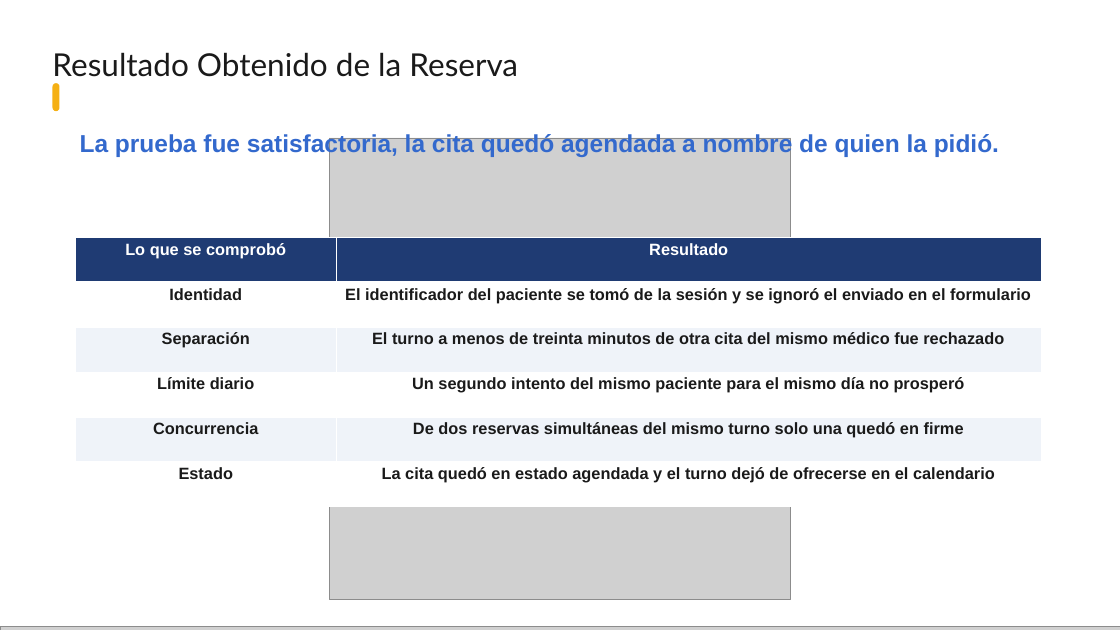
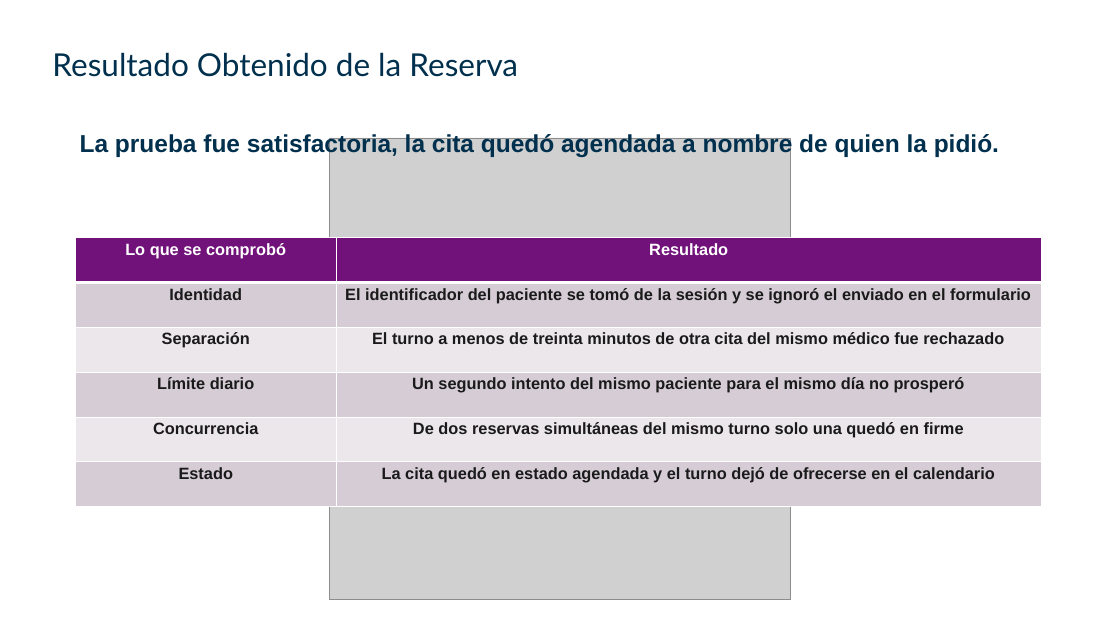
Before and after one commit to Brandonpyjv/Mediapp, a slide deck: slide 36 of docs tesis/exposicion/MediApp - Sustentación.pptx. Drawn at 1120x630 pixels with LibreOffice and Linux fonts; fonts in the diff are those of the drawing; grey boxes stand for pictures. Boxes give left, top, right and bottom in pixels: in the first picture for what was removed or moved away, otherwise in the second. Text is boxed around its words. In the diff, an @@ line names an element or a change of style, - is before the commit and + after.

```diff
--- a/docs tesis/exposicion/MediApp - Sustentación.pptx
+++ b/docs tesis/exposicion/MediApp - Sustentación.pptx
@@ text "Resultado Obtenido de la Reserva" at [52,52,518,77]: text colour #1A1A1A to #00304D @@
@@ rounded rectangle removed at [52,83,59,111] @@
@@ text "La prueba fue satisfactoria, la ..." at [80,133,999,158]: text colour #3369CD to #00304D @@
@@ table at [76,238,1042,507] @@
@@ fill #1F3B73 to #71127A in row 1 @@
@@ fill #FFFFFF to #D5CCD7 in 6 cells @@
@@ fill #EFF3F9 to #EBE7EC in 4 cells @@
@@ picture removed at [0,627,1120,630] @@
```
Also in this commit, not shown: 35 other slides changed, 2 slides added, 2 slides removed, 9 other files.
